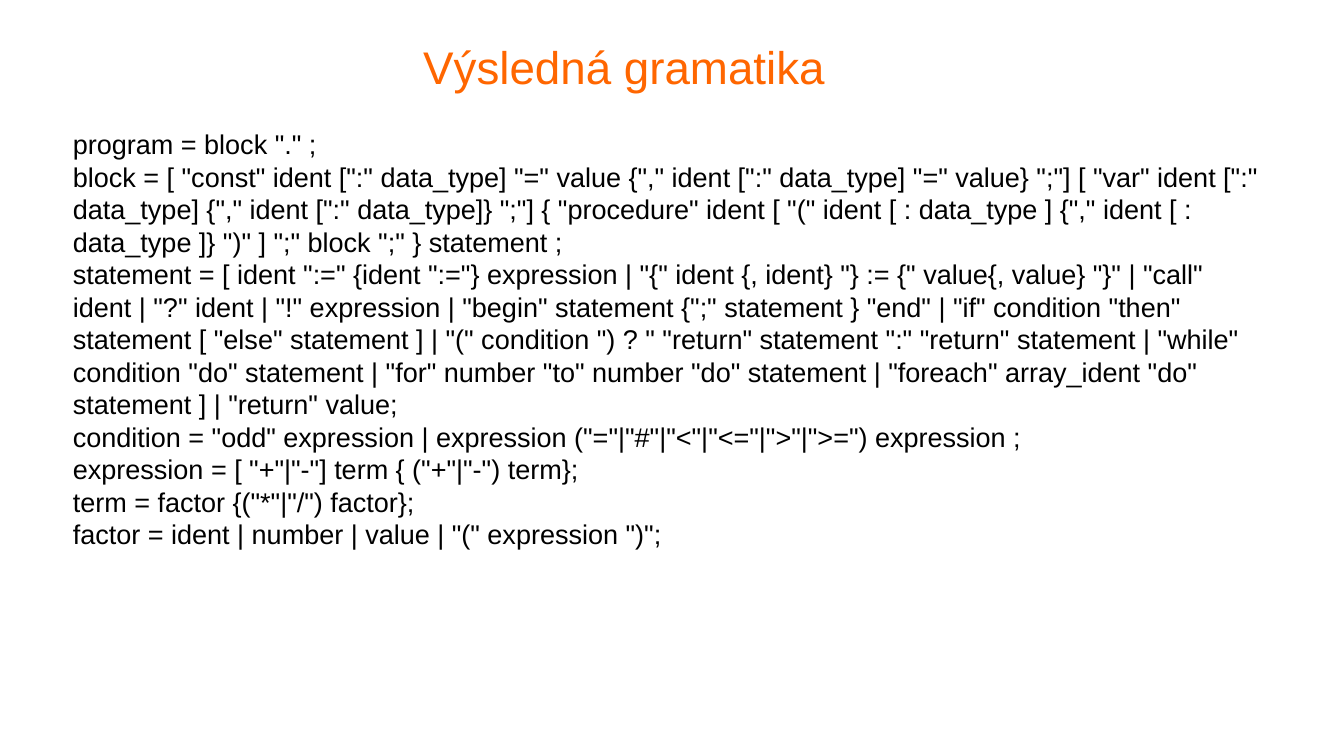
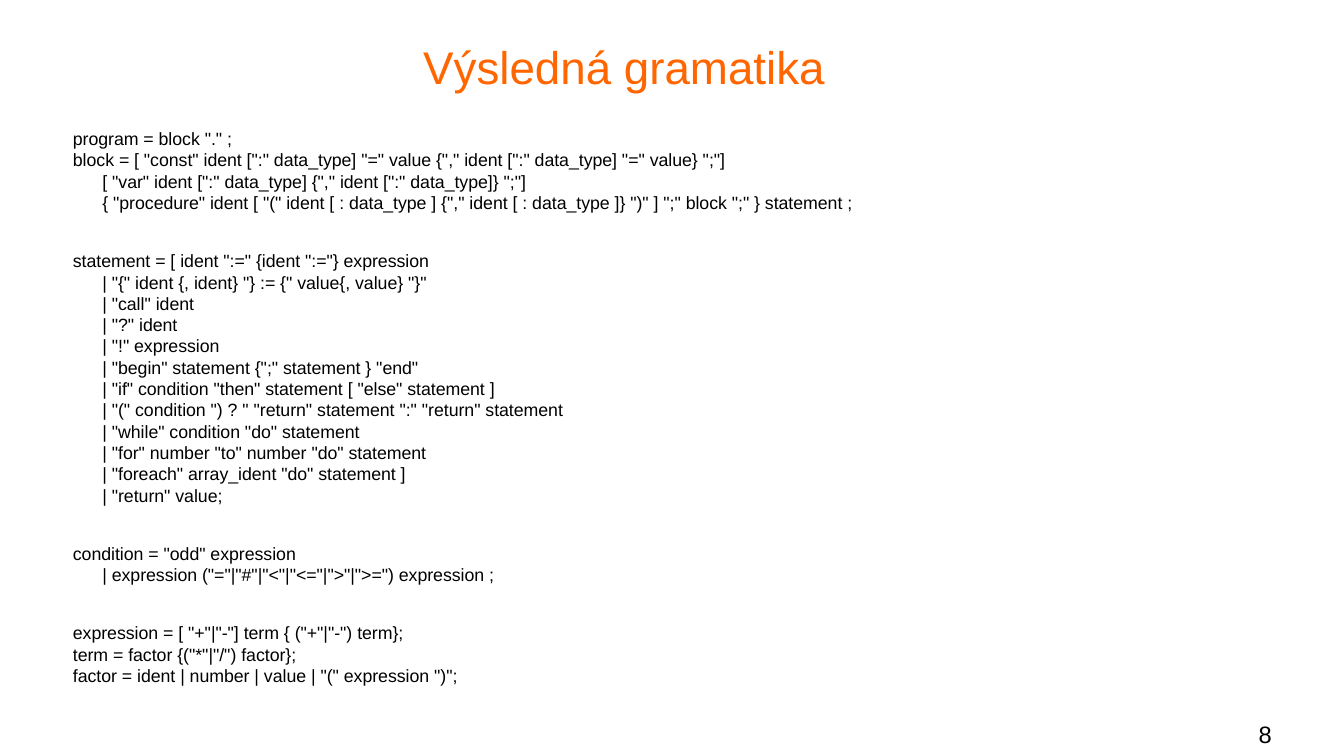
Before and after one commit to trestikp/fjp_semestral, a slide deck: slide 8 of presentation/grammar_presentation.odp (slide 6 before the commit). Drawn at 1344x756 pixels with LibreOffice and Linux fonts; fonts in the diff are those of the drawing; background and template pictures are left out. Boxes give left, top, right and bottom in pixels: in the first picture for what was removed or moved away, otherwise in the second. Text is boxed around its words. In the diff, an @@ line names an element or a change of style, - is before the commit and + after.

Commit message:
new: Added some more information to the presentation and changed styling

```diff
--- a/presentation/grammar_presentation.odp
+++ b/presentation/grammar_presentation.odp
@@ text at (x1=73, y1=132, x2=842, y2=213): text changed; size 16 to 10.5 pt @@
-program = block "." ;
-block = [ "const" ident [":" data_type] "=" value {"," ident [":" data_type] "=" value} ";"] [ "var" ident [":" data_type] {"," ident [":" data_type]} ";"] { "procedure" ident [ "(" ident [ : data_type ] {"," ident [ : data_type ]} ")" ] ";" block ";" } statement ;
+program = block "." ;
+block = [ "const" ident [":" data_type] "=" value {"," ident [":" data_type] "=" value} ";"]
+[ "var" ident [":" data_type] {"," ident [":" data_type]} ";"]
+{ "procedure" ident [ "(" ident [ : data_type ] {"," ident [ : data_type ]} ")" ] ";" block ";" } statement ;
@@ text at (x1=73, y1=254, x2=563, y2=585): size 16 to 10.5 pt in "statement = [ ident ":=" {ident ":="} ...", "condition = "odd" expression | expression ("="|"#"|"<"|"<="| ..."; more space between paragraphs @@
@@ text at (x1=73, y1=626, x2=403, y2=682): text changed; size 16 to 10.5 pt @@
-expression = [ "+"|"-"] term { ("+"|"-") term};
-term = factor {("*"|"/") factor};
-factor = ident | number | value | "(" expression ")";
+expression = [ "+"|"-"] term { ("+"|"-") term};
+term = factor {("*"|"/") factor};
+factor = ident | number | value | "(" expression ")";
@@ page number added at (x1=1259, y1=726, x2=1272, y2=744), 14 pt, text #000000 @@
+8
```
Also in this commit, not shown: 5 other slides changed, 3 slides added, 1 slide removed.
